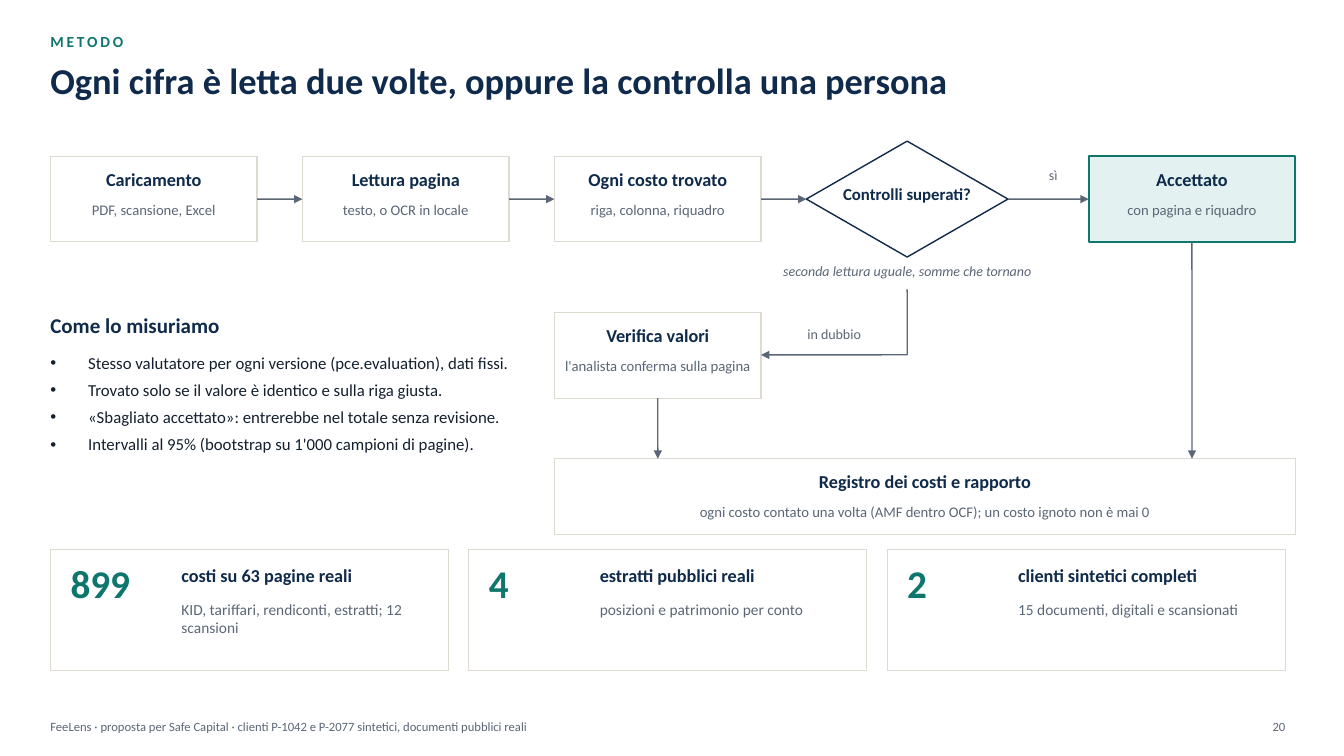
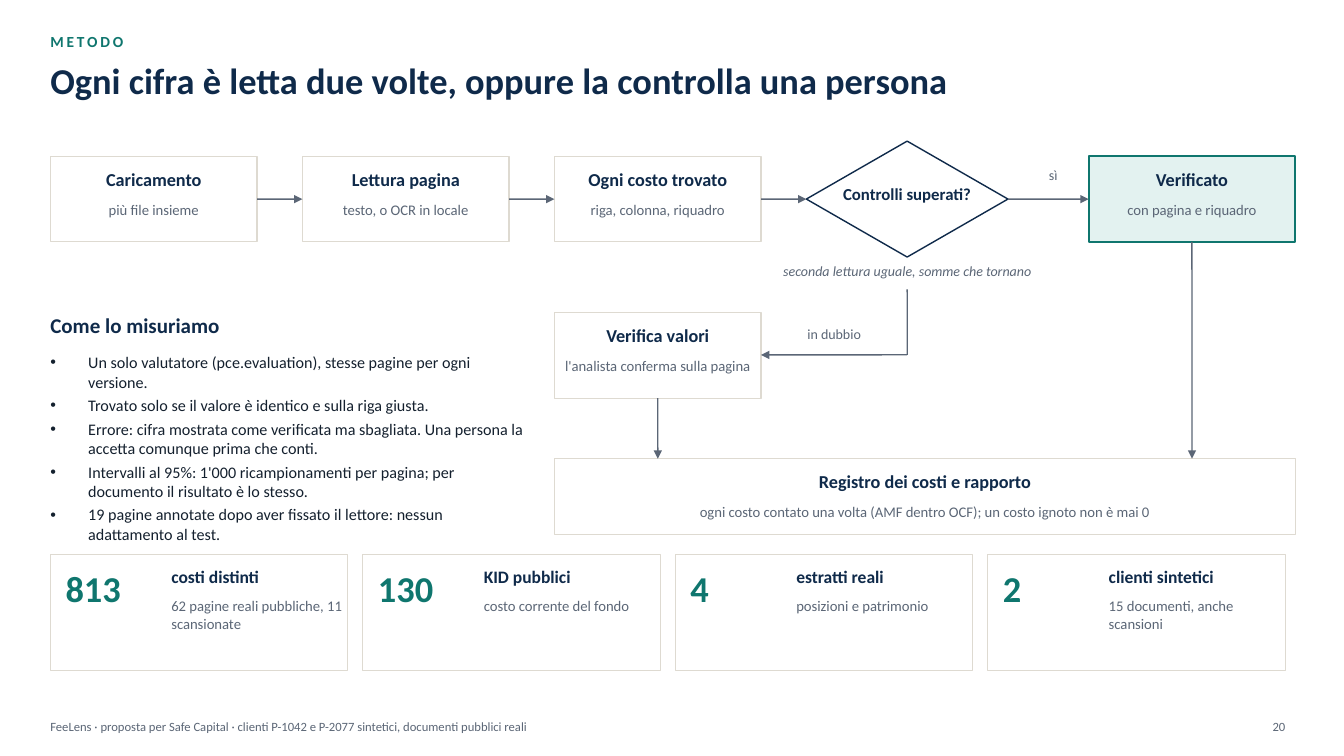
Before and after one commit to rossotti-alessandro/PortfolioCostEngine, a slide deck: slide 20 of slides/FeeLens_Proposta_IT.pptx. Drawn at 1344x756 pixels with LibreOffice and Linux fonts; fonts in the diff are those of the drawing. Boxes give left, top, right and bottom in pixels: in the first picture for what was removed or moved away, otherwise in the second. Text is boxed around its words. In the diff, an @@ line names an element or a change of style, - is before the commit and + after.

```diff
--- a/slides/FeeLens_Proposta_IT.pptx
+++ b/slides/FeeLens_Proposta_IT.pptx
@@ text at (1156, 173, 1228, 186): text changed @@
-Accettato
+Verificato
@@ text at (109, 205, 198, 218): text changed @@
-PDF, scansione, Excel
+più file insieme
@@ text at (88, 356, 470, 388): text changed; size 12 to 11.5 pt @@
-• Stesso valutatore per ogni versione (pce.evaluation), dati fissi.
+• Un solo valutatore (pce.evaluation), stesse pagine per ogni versione.
@@ text at (88, 399, 429, 414): size 12 to 11.5 pt in "Trovato solo se il valore è identico ..."; less space between paragraphs @@
@@ text at (88, 424, 522, 540): text changed; size 12 to 11.5 pt @@
-• «Sbagliato accettato»: entrerebbe nel totale senza revisione.
-• Intervalli al 95% (bootstrap su 1'000 campioni di pagine).
+• Errore: cifra mostrata come verificata ma sbagliata. Una persona la accetta comunque prima che conti.
+• Intervalli al 95%: 1'000 ricampionamenti per pagina; per documento il risultato è lo stesso.
+• 19 pagine annotate dopo aver fissato il lettore: nessun adattamento al test.
@@ rectangle: place and size @@
-rectangle at (50, 549, 449, 670)
+rectangle at (50, 555, 348, 670)
@@ rectangle: place and size @@
-rectangle at (469, 549, 867, 670)
+rectangle at (363, 555, 660, 670)
@@ rectangle: place and size @@
-rectangle at (887, 549, 1286, 670)
+rectangle at (676, 555, 973, 670)
@@ text "4" at (690, 578, 708, 602): size 28 to 26 pt @@
@@ text "4": place and size @@
-text "4" at (489, 572, 509, 598)
+text "4" at (690, 578, 708, 602)
@@ rectangle added at (988, 555, 1286, 670), fill #FFFFFF, outline #DEDAD1 0.75 pt @@
@@ text "2": place and size @@
-text "2" at (907, 572, 927, 598)
+text "2" at (1003, 578, 1021, 602)
@@ text "2" at (1003, 578, 1021, 602): size 28 to 26 pt @@
@@ text at (66, 577, 121, 603): text changed; size 28 to 26 pt @@
-899
+813
@@ text at (171, 570, 259, 583): text changed; size 13 to 12.5 pt @@
-costi su 63 pagine reali
+costi distinti
@@ text added at (378, 578, 433, 603), 26 pt, text #0F766E, bold @@
+130
@@ text at (484, 570, 571, 586): text changed; size 13 to 12.5 pt @@
-estratti pubblici reali
+KID pubblici
@@ text added at (796, 570, 884, 583), 12.5 pt, text #0F2A4A, bold @@
+estratti reali
@@ text at (1109, 570, 1214, 583): text changed; size 13 to 12.5 pt @@
-clienti sintetici completi
+clienti sintetici
@@ text at (171, 601, 342, 629): text changed; size 11 to 10.5 pt @@
-KID, tariffari, rendiconti, estratti; 12 scansioni
+62 pagine reali pubbliche, 11 scansionate
@@ text added at (484, 601, 629, 611), 10.5 pt, text #5B6676 @@
+costo corrente del fondo
@@ text at (796, 601, 928, 614): text changed; size 11 to 10.5 pt @@
-posizioni e patrimonio per conto
+posizioni e patrimonio
@@ text at (1109, 601, 1234, 629): text changed; size 11 to 10.5 pt @@
-15 documenti, digitali e scansionati
+15 documenti, anche scansioni
```
Also in this commit, not shown: 16 other slides changed, 2 slides added, 36 other files.
